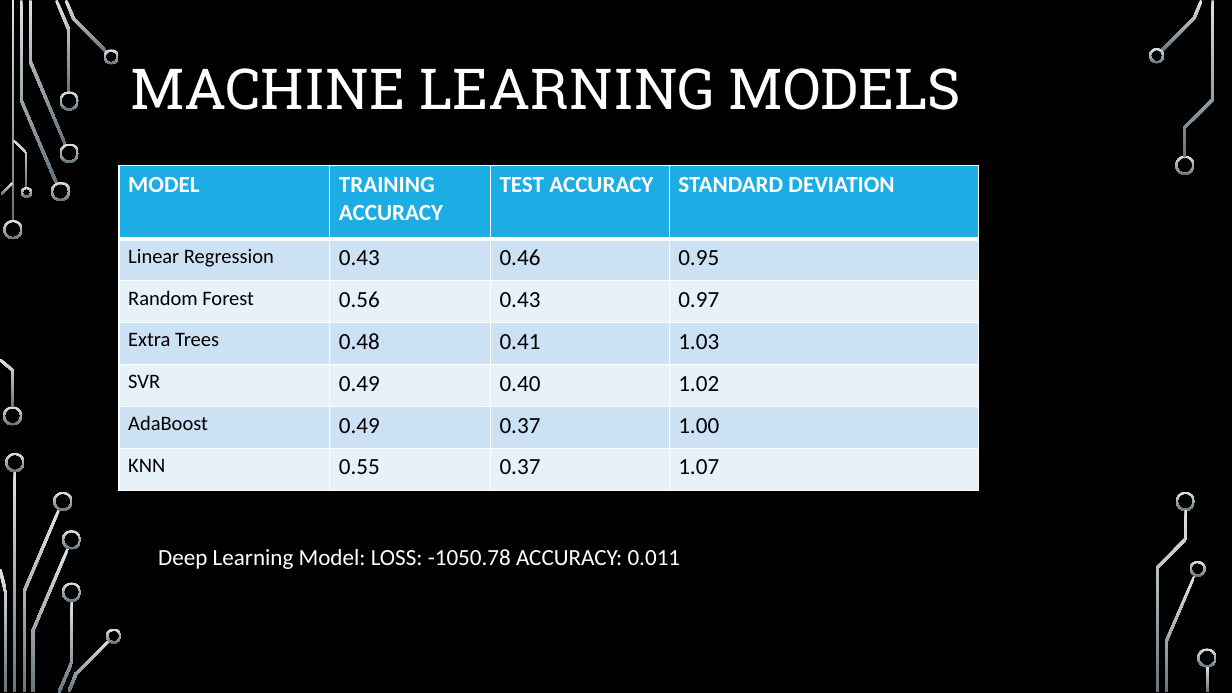
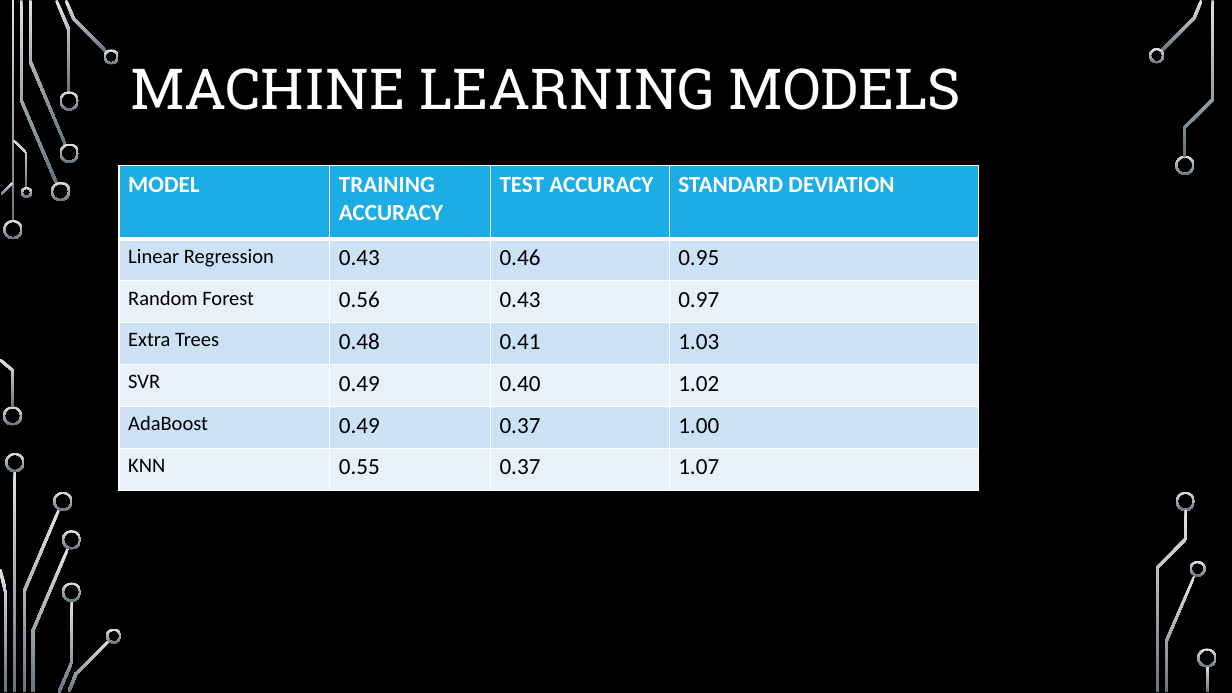
Before and after one commit to pkorat/ML-School-Rating-Prediction-Model, a slide deck: slide 10 of Final_Presentation_4.1.pptx. Drawn at 1232x693 pixels with LibreOffice and Linux fonts; fonts in the diff are those of the drawing; background and template pictures are left out. Boxes give left, top, right and bottom in pixels: in the first picture for what was removed or moved away, otherwise in the second. Text is boxed around its words. In the diff, an @@ line names an element or a change of style, - is before the commit and + after.

```diff
--- a/Final_Presentation_4.1.pptx
+++ b/Final_Presentation_4.1.pptx
@@ text removed at (158, 549, 681, 569) @@
-Deep Learning Model: LOSS: -1050.78 ACCURACY: 0.011
```
Also in this commit, not shown: 1 other slide changed.
